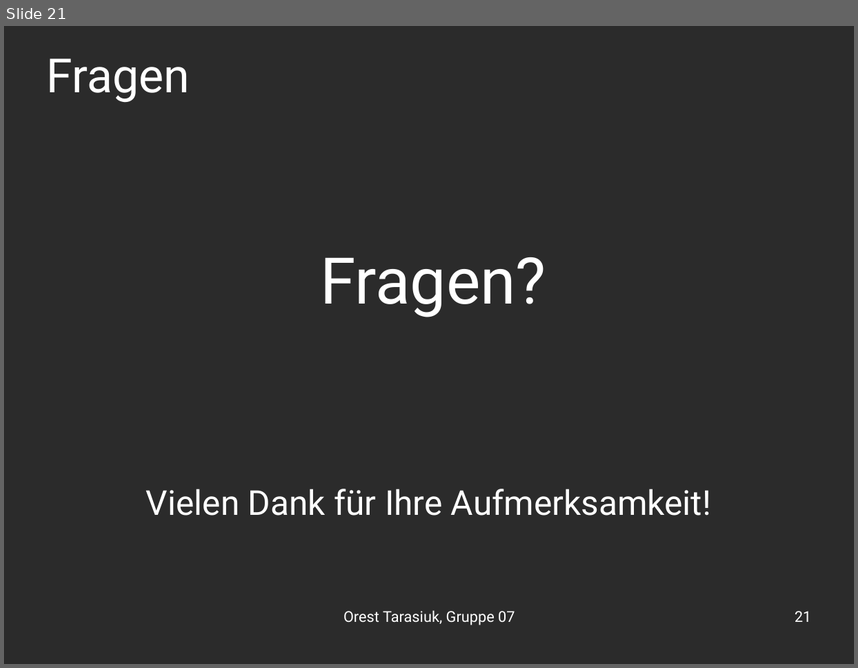
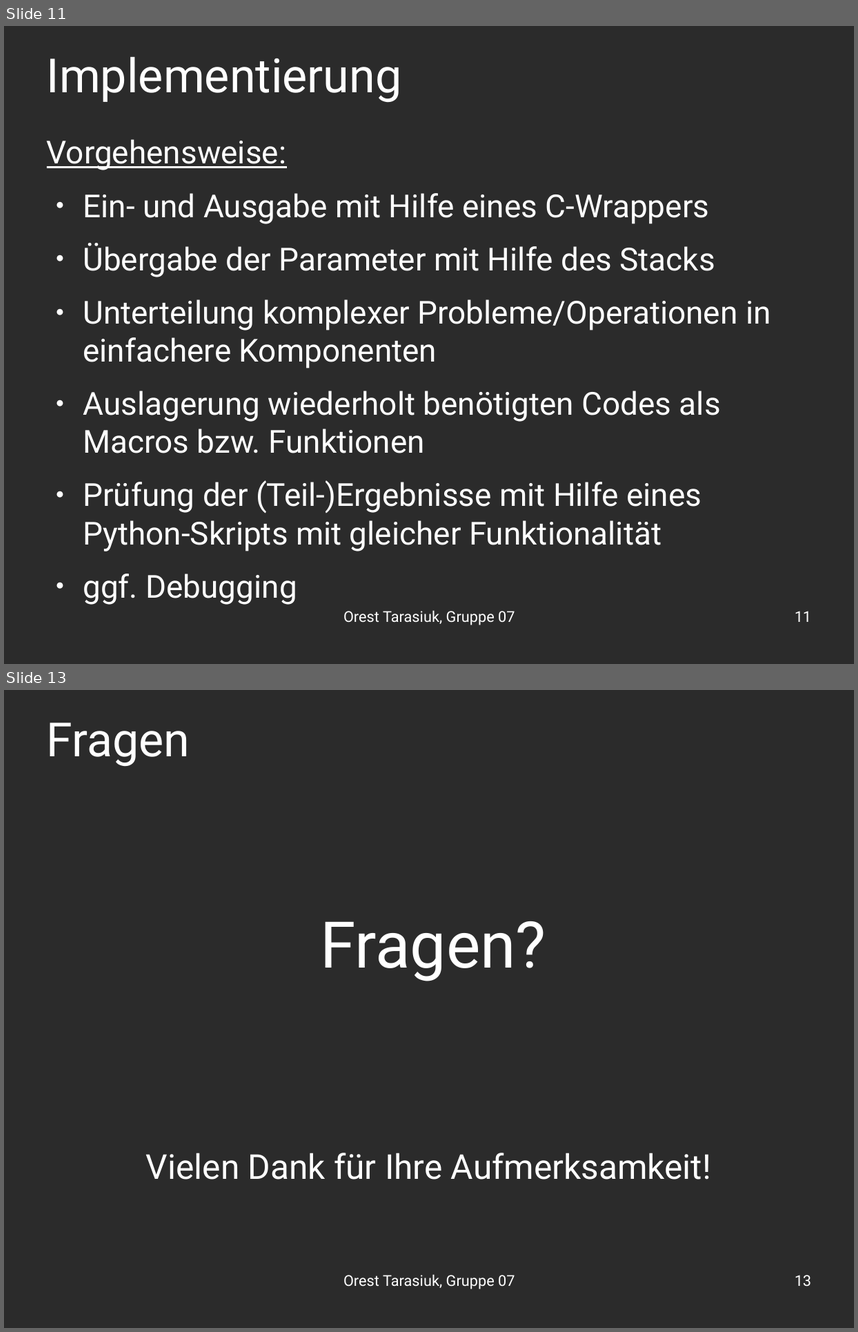
Before and after one commit to OrestTa/etip, a slide deck: Projekt2/Vortrag/vortrag2.odp. Shown one above the other, each under a label of ours: slide 21 before the commit, slides 11 and 13 after it; the slides between them are not shown. The pictures are 858x668 and 858x1332 pixels, drawn with LibreOffice and Linux fonts; fonts in the diff are those of the drawing; background and template pictures are left out; a plain dark background stands for a picture behind light text. Boxes give left, top, right and bottom in pixels: in the first picture for what was removed or moved away, otherwise in the second. Text is boxed around its words. In the diff, an @@ line names an element or a change of style, - is before the commit and + after.

```diff
--- a/Projekt2/Vortrag/vortrag2.odp
+++ b/Projekt2/Vortrag/vortrag2.odp
@@ slide 11 added at [4,26,854,664], background picture (left out) @@
@@ title added at [47,56,402,103], 44 pt, text #FFFFFF @@
+Implementierung
@@ text added at [47,139,771,551], 29.6 pt, text #FFFFFF @@
+Vorgehensweise:
+● Ein- und Ausgabe mit Hilfe eines C-Wrappers
+● Übergabe der Parameter mit Hilfe des Stacks
+● Unterteilung komplexer Probleme/Operationen in einfachere Komponenten
+● Auslagerung wiederholt benötigten Codes als Macros bzw. Funktionen
+● Prüfung der (Teil-)Ergebnisse mit Hilfe eines Python-Skripts mit gleicher Funktionalität
+● ggf. Debugging
@@ text added at [343,610,515,625], 14 pt, text #FFFFFF @@
+Orest Tarasiuk, Gruppe 07
@@ page number added at [795,610,811,621], 14 pt, text #FFFFFF @@
+11
@@ what was slide 21 is now slide 13 @@
@@ page number at [795,1274,811,1286]: text changed @@
-21
+13
```
Also in this commit, not shown: 4 slides changed, 7 other slides added, 16 slides removed.
